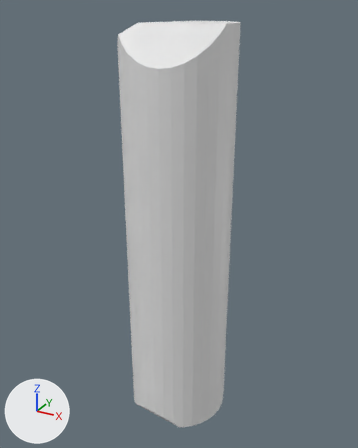
Renders of the FBX model Assets/Game/Red Guy/Red Guy.fbx from each side of a commit.
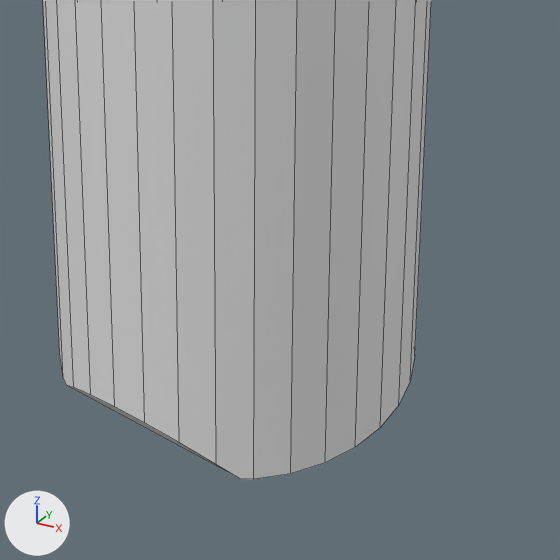
Old and new are each drawn whole from a 50 mm lens placed at (2.0, -3.63, 3.78), pointed at (-0.02, 0.05, 1.95) and again close up on the part from 33% to 73% of the width and 68% to 100% of the height. The axes (+X, +Y, +Z) are drawn at lower left. The lights are the same throughout. The close-ups show mesh edges as thin lines.

Names of what the first close-up shows: 'Red Guy'.
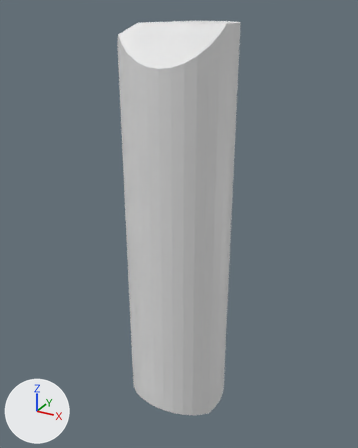
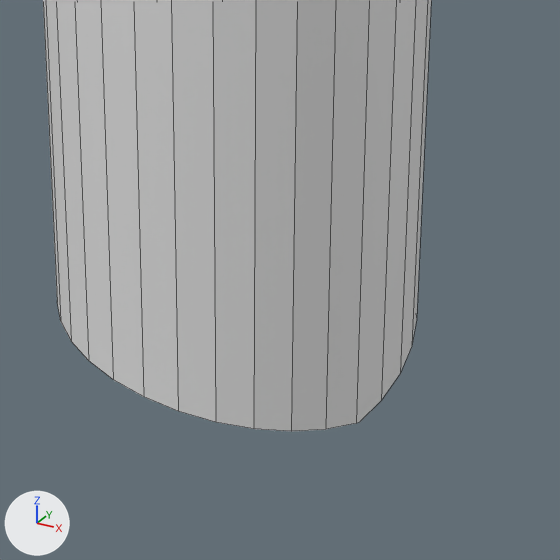
The edits, one by one:
me_cylinder has 72 vertices, 38 faces and spans x -0.48..0.48, y -0.48..0.48, z 0.0..3.67.
me_cylinder is used by ob_red_guy; location (0.0, 0.0, 0.0).
Part 1, on me_cylinder:
6 vertices are removed from x -0.48..0.3, y -0.41..0.4, z 0.0..0.09.
10 faces are deleted.
4 vertices in x -0.47..0.44, y -0.09..0.34, z 0.0 move by (0.0, 0.0, 0.12).
3 vertices in x -0.18..0.47, y -0.44..0.09, z 0.0..0.1 move by (0.0, 0.0, 0.11).
3 vertices in x -0.09..0.47, y -0.48..-0.09, z 0.0..0.12 move by (0.0, 0.0, 0.09).
10 vertices move from x -0.44..0.48, y -0.47..0.0, z 0.0..0.1 to x -0.44..0.48, y -0.47..0.0, z 0.08..0.2.
6 vertices are added at (-0.48, 0.0, 0.09), (-0.48, 0.01, 0.08), (0.27, 0.4, 0.11), (0.26, 0.4, 0.11), (-0.09, 0.17, 0.0), (0.44, -0.17, 0.07).
10 new faces join them.

Changed parts and their boxes [x1, y1, x2, y2] in the close-ups (560 x 560 px; the box of a moved part takes in the faces that stretch with it):
'Red Guy', reshaped: before [43, 0, 431, 479]; after [43, 0, 431, 431]
part 1 of me_cylinder, moved or reshaped: before [46, 0, 396, 479]; after [46, 0, 396, 429]
